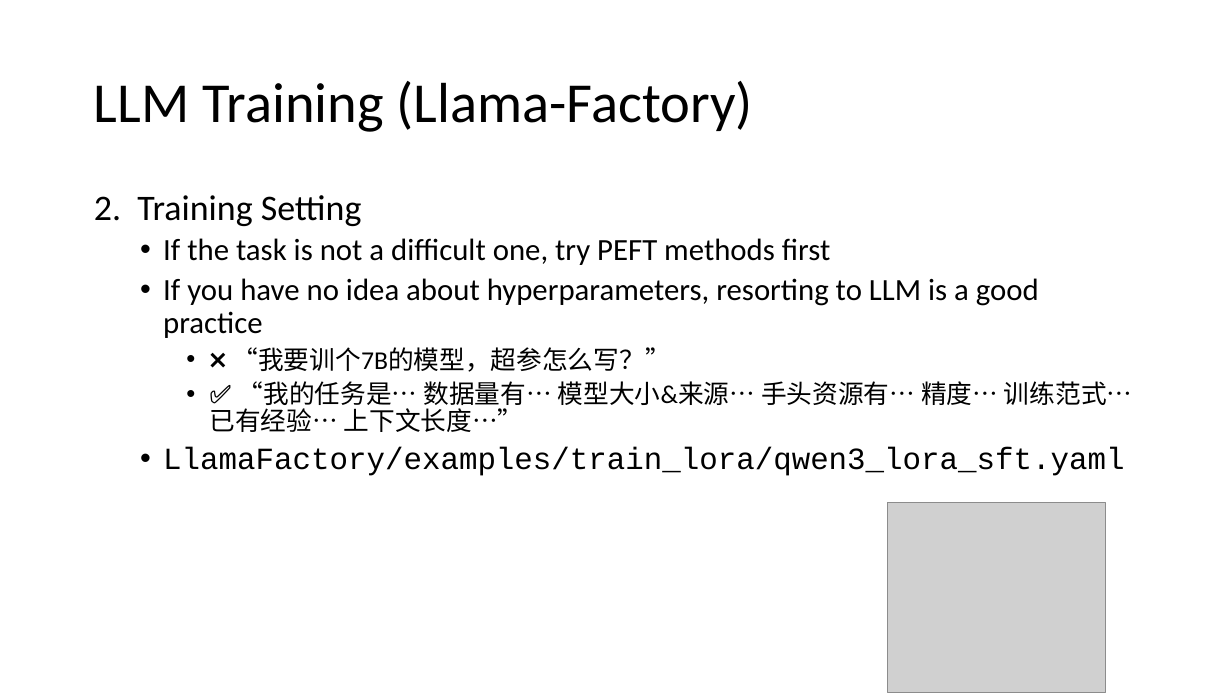
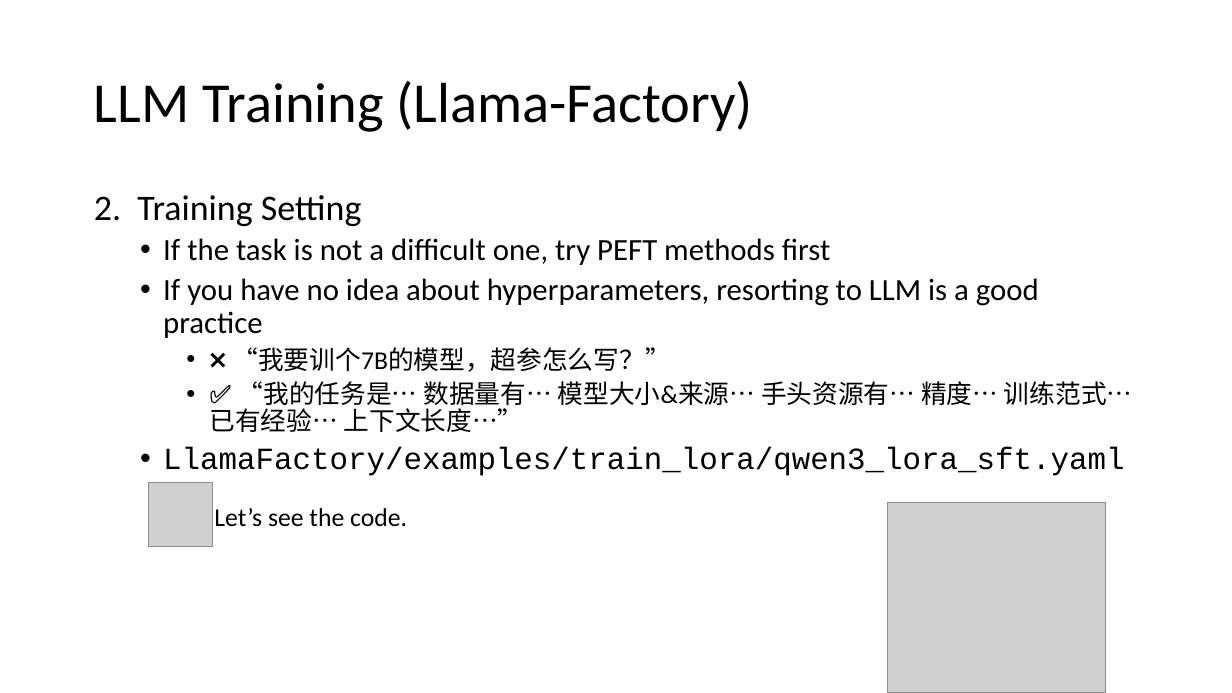
Before and after one commit to Chord-Chen-30/ShanghaiTech-NLP-Lecture-S26, a slide deck: slide 16 of llm_engineering.pptx. Drawn at 1232x693 pixels with LibreOffice and Linux fonts; fonts in the diff are those of the drawing; grey boxes stand for pictures. Boxes give left, top, right and bottom in pixels: in the first picture for what was removed or moved away, otherwise in the second. Text is boxed around its words. In the diff, an @@ line names an element or a change of style, - is before the commit and + after.

```diff
--- a/llm_engineering.pptx
+++ b/llm_engineering.pptx
@@ picture added at <box>149,482,213,546</box> @@
@@ text added at <box>214,508,407,526</box>, 20 pt, text #000000 @@
+Let’s see the code.
```
Also in this commit, not shown: 17 other slides changed, 1 slide added.
